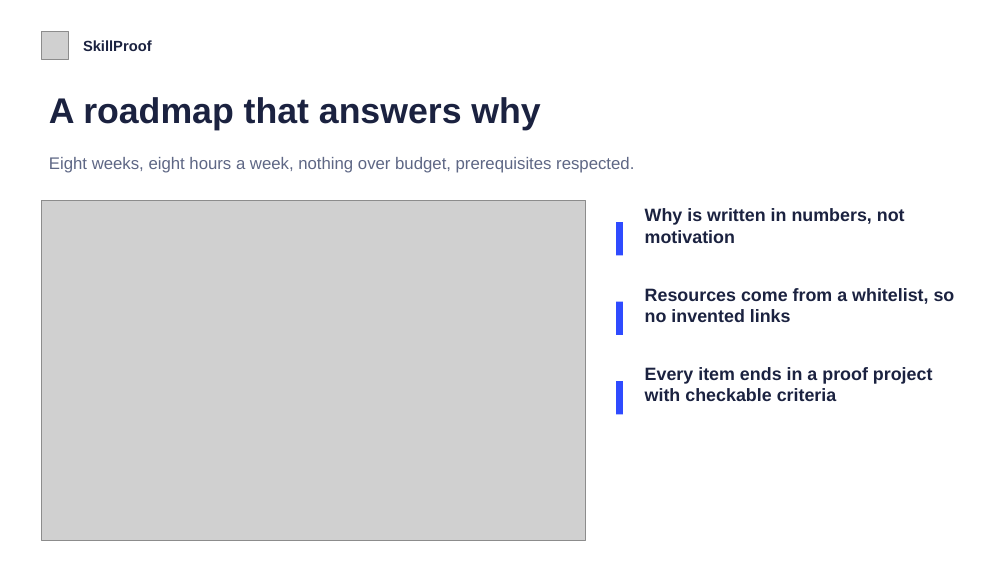
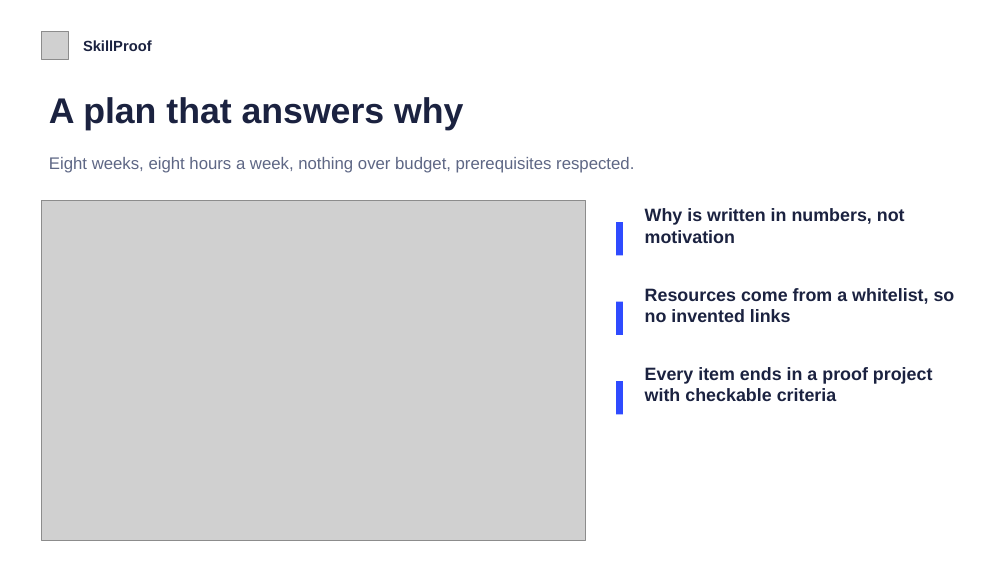
Before and after one commit to shubhamverma-devx/skillproof, a slide deck: slide 8 of docs/SkillProof_Pitch.pptx. Drawn at 1008x567 pixels with LibreOffice and Linux fonts; fonts in the diff are those of the drawing; grey boxes stand for pictures. Boxes give left, top, right and bottom in pixels: in the first picture for what was removed or moved away, otherwise in the second. Text is boxed around its words. In the diff, an @@ line names an element or a change of style, - is before the commit and + after.

```diff
--- a/docs/SkillProof_Pitch.pptx
+++ b/docs/SkillProof_Pitch.pptx
@@ text at [49,97,463,131]: text changed @@
-A roadmap that answers why
+A plan that answers why
```
Also in this commit, not shown: 6 other slides changed, 57 other files.
